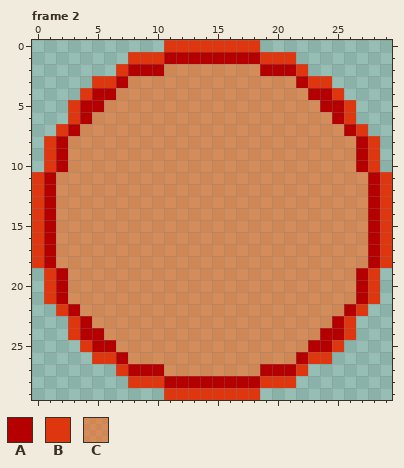
Pixel-art file: Assets/Objects/Traps/Falling/Bomb/Animations/Bomb.aseprite. Above is the file before it was changed.
30x30 pixels, 2 frames. Shown: frame 2.
Palette (. is transparent): A #b40000  B #de360e  C #ff691d96
Pixels before, frame 2, first column x 0:
 0 ...........BBBBBBBB...........
 1 ........BBBAAAAAAAABBB........
 2 .......BAAACCCCCCCCAAAB.......
 3 .....BBACCCCCCCCCCCCCCABB.....
 4 ....BAACCCCCCCCCCCCCCCCAAB....
 5 ...BAACCCCCCCCCCCCCCCCCCAAB...
 6 ...BACCCCCCCCCCCCCCCCCCCCAB...
 7 ..BACCCCCCCCCCCCCCCCCCCCCCAB..
 8 .BACCCCCCCCCCCCCCCCCCCCCCCCAB.
 9 .BACCCCCCCCCCCCCCCCCCCCCCCCAB.
10 .BACCCCCCCCCCCCCCCCCCCCCCCCAB.
11 BACCCCCCCCCCCCCCCCCCCCCCCCCCAB
12 BACCCCCCCCCCCCCCCCCCCCCCCCCCAB
13 BACCCCCCCCCCCCCCCCCCCCCCCCCCAB
14 BACCCCCCCCCCCCCCCCCCCCCCCCCCAB
15 BACCCCCCCCCCCCCCCCCCCCCCCCCCAB
16 BACCCCCCCCCCCCCCCCCCCCCCCCCCAB
17 BACCCCCCCCCCCCCCCCCCCCCCCCCCAB
18 BACCCCCCCCCCCCCCCCCCCCCCCCCCAB
19 .BACCCCCCCCCCCCCCCCCCCCCCCCAB.
20 .BACCCCCCCCCCCCCCCCCCCCCCCCAB.
21 .BACCCCCCCCCCCCCCCCCCCCCCCCAB.
22 ..BACCCCCCCCCCCCCCCCCCCCCCAB..
23 ...BACCCCCCCCCCCCCCCCCCCCAB...
24 ...BAACCCCCCCCCCCCCCCCCCAAB...
25 ....BAACCCCCCCCCCCCCCCCAAB....
26 .....BBACCCCCCCCCCCCCCABB.....
27 .......BAAACCCCCCCCAAAB.......
28 ........BBBAAAAAAAABBB........
29 ...........BBBBBBBB...........
After:
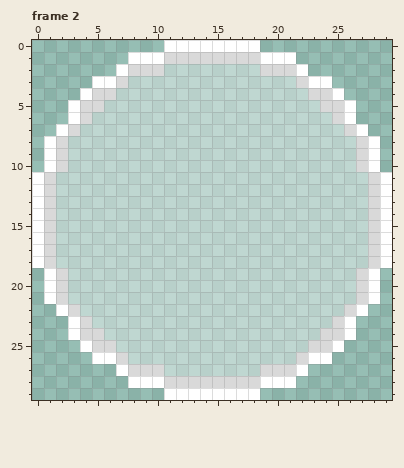
From old to new:
colour A: #b40000 -> #d9d9d9
colour B: #de360e -> #ffffff
colour C: #ff691d96 -> #ffffff64
